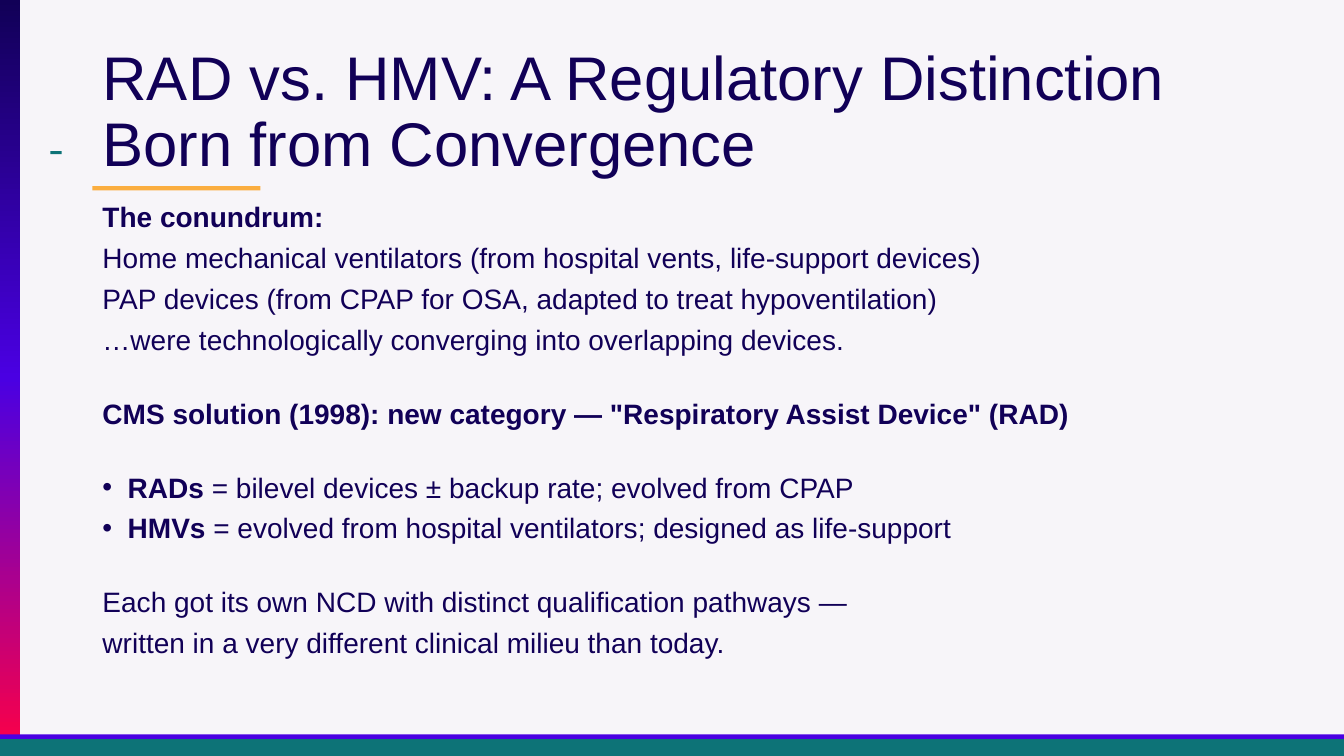
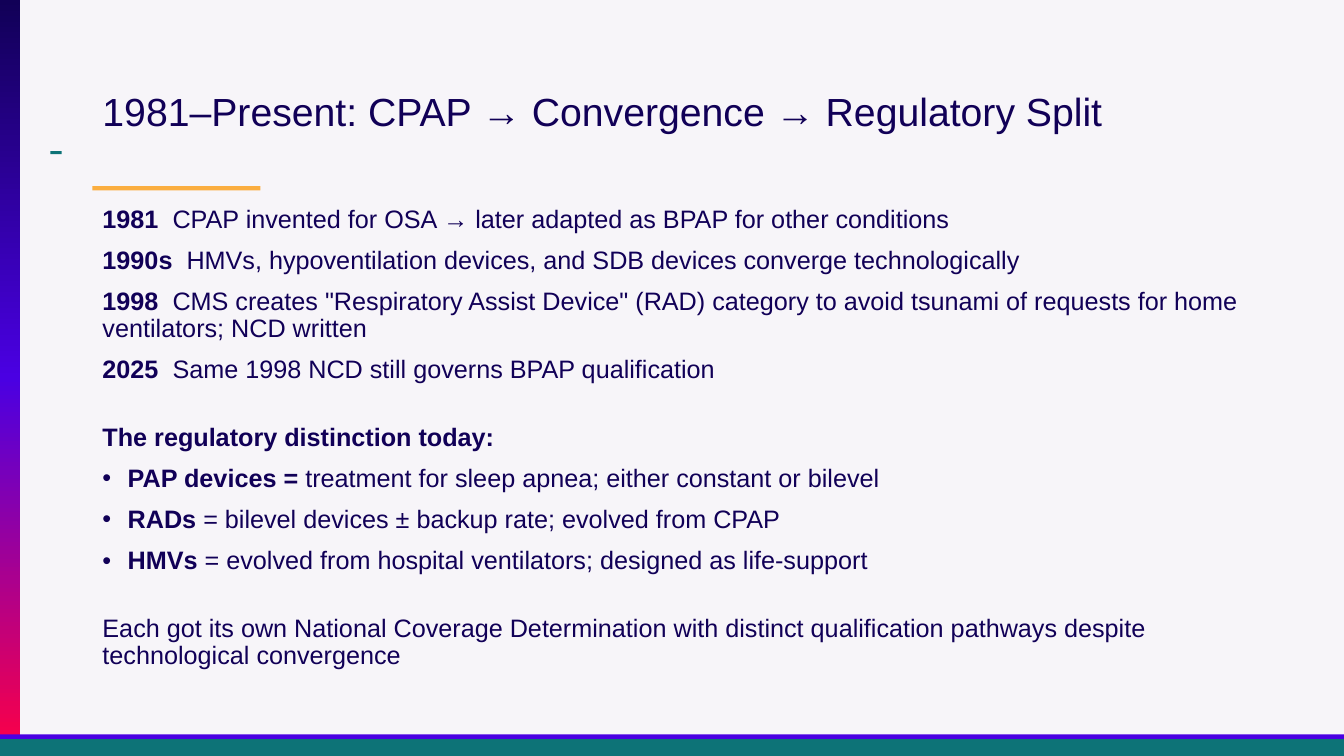
Before and after one commit to reblocke/clinical_talks, a slide deck: slide 28 of archive/Presentations/Locke Utah ACP OHS 2026.pptx (slide 29 before the commit). Drawn at 1344x756 pixels with LibreOffice and Linux fonts; fonts in the diff are those of the drawing. Boxes give left, top, right and bottom in pixels: in the first picture for what was removed or moved away, otherwise in the second. Text is boxed around its words. In the diff, an @@ line names an element or a change of style, - is before the commit and + after.

```diff
--- a/archive/Presentations/Locke Utah ACP OHS 2026.pptx
+++ b/archive/Presentations/Locke Utah ACP OHS 2026.pptx
@@ title at [102,97,1102,134]: text changed; size 44 to 28 pt @@
-RAD vs. HMV: A Regulatory Distinction Born from Convergence
+1981–Present: CPAP → Convergence → Regulatory Split
@@ text at [102,209,1237,493]: text changed; size 20 to 18 pt @@
-The conundrum:
-Home mechanical ventilators (from hospital vents, life-support devices)
-PAP devices (from CPAP for OSA, adapted to treat hypoventilation)
-…were technologically converging into overlapping devices.
-CMS solution (1998): new category — "Respiratory Assist Device" (RAD)
+1981 CPAP invented for OSA → later adapted as BPAP for other conditions
+1990s HMVs, hypoventilation devices, and SDB devices converge technologically
+1998 CMS creates "Respiratory Assist Device" (RAD) category to avoid tsunami of requests for home ventilators; NCD written
+2025 Same 1998 NCD still governs BPAP qualification
+The regulatory distinction today:
+• PAP devices = treatment for sleep apnea; either constant or bilevel
@@ text at [128,509,868,575]: size 20 to 18 pt in "RADs = bilevel devices ± backup rate; ...", "HMVs = evolved from hospital ventilators; designed ..."; line spacing 0.8 to 0.9 @@
@@ text at [102,618,1145,670]: text changed; size 20 to 18 pt @@
-Each got its own NCD with distinct qualification pathways —
-written in a very different clinical milieu than today.
+Each got its own National Coverage Determination with distinct qualification pathways despite technological convergence
```
Also in this commit, not shown: 25 other slides changed, 8 slides added, 7 slides removed.
